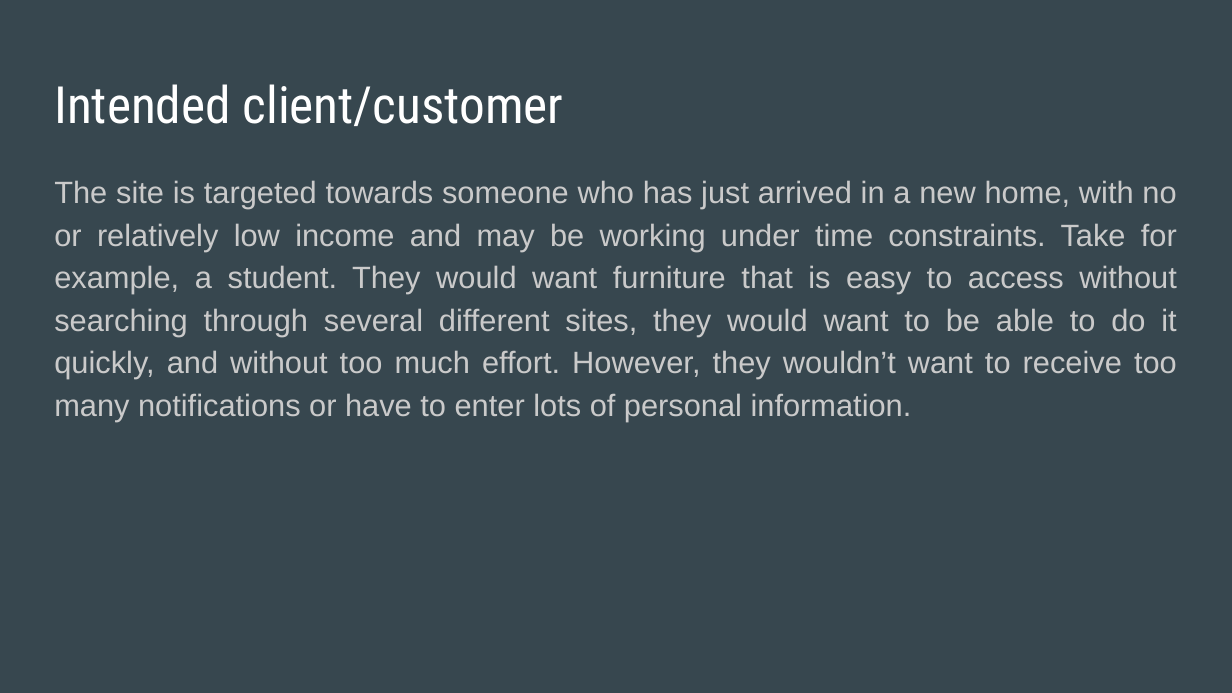
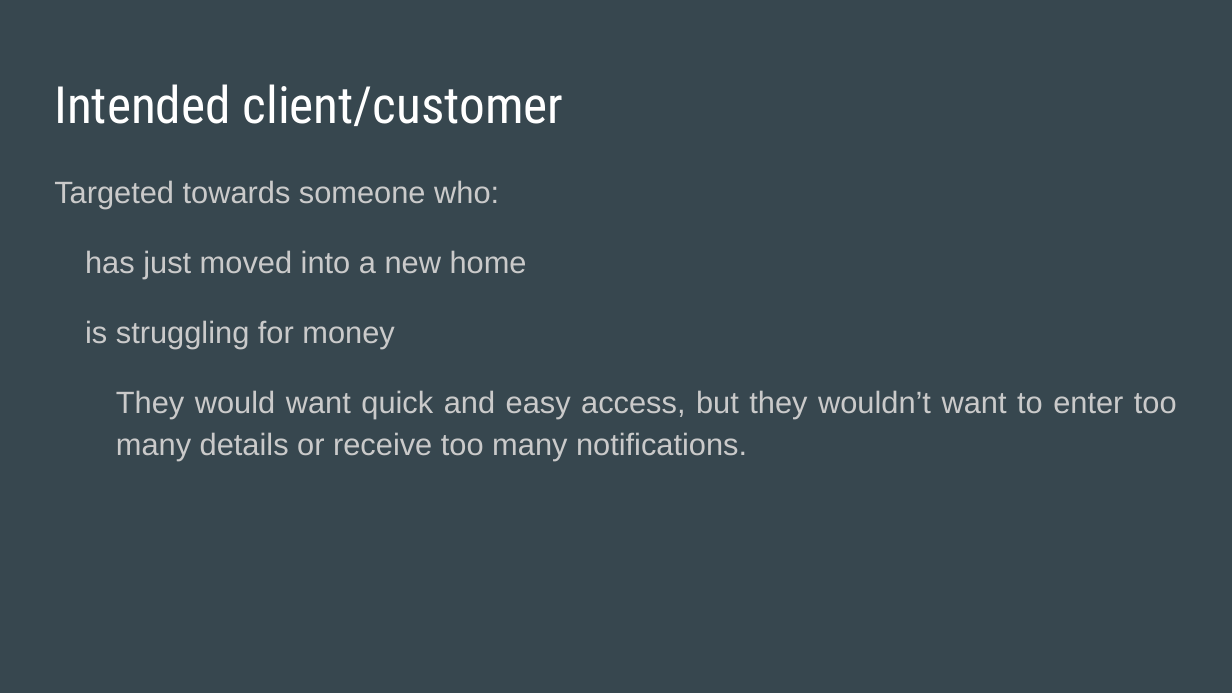
Before and after one commit to davidferguson/itemswap, a slide deck: slide 4 of NotiFree.pptx. Drawn at 1232x693 pixels with LibreOffice and Linux fonts; fonts in the diff are those of the drawing. Boxes give left, top, right and bottom in pixels: in the first picture for what was removed or moved away, otherwise in the second. Text is boxed around its words. In the diff, an @@ line names an element or a change of style, - is before the commit and + after.

```diff
--- a/NotiFree.pptx
+++ b/NotiFree.pptx
@@ text at bbox=[54, 180, 1177, 461]: text changed @@
-The site is targeted towards someone who has just arrived in a new home, with no or relatively low income and may be working under time constraints. Take for example, a student. They would want furniture that is easy to access without searching through several different sites, they would want to be able to do it quickly, and without too much effort. However, they wouldn’t want to receive too many notifications or have to enter lots of personal information.
+Targeted towards someone who:
+has just moved into a new home
+is struggling for money
+They would want quick and easy access, but they wouldn’t want to enter too many details or receive too many notifications.
```
Also in this commit, not shown: 4 other slides changed, 5 slides added.
